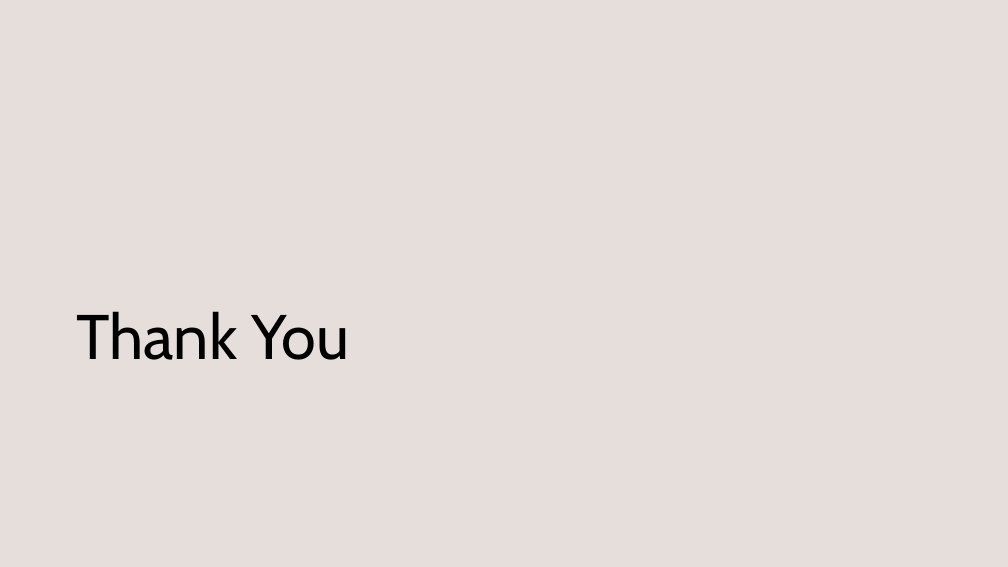
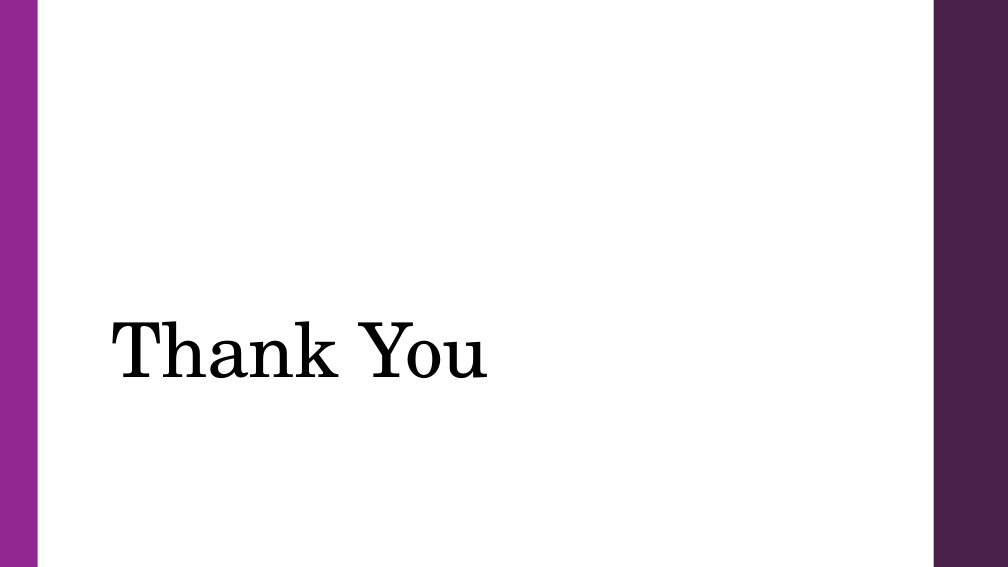
Before and after one commit to droy117/GT_Assignment_PPT_Ex, a slide deck: slide 13 of Debak/Data_Analysis_Report_Report.pptx (slide 14 before the commit). Drawn at 1008x567 pixels with LibreOffice and Linux fonts; fonts in the diff are those of the drawing. Boxes give left, top, right and bottom in pixels: in the first picture for what was removed or moved away, otherwise in the second. Text is boxed around its words. In the diff, an @@ line names an element or a change of style, - is before the commit and + after.

```diff
--- a/Debak/Data_Analysis_Report_Report.pptx
+++ b/Debak/Data_Analysis_Report_Report.pptx
@@ background #E5DEDB to #FFFFFF @@
@@ rectangle added at bbox=[0, 0, 38, 567], fill #92278F @@
@@ rectangle added at bbox=[934, 0, 1008, 567], fill #4A2249 @@
@@ title "Thank You": place and size @@
-title "Thank You" at bbox=[76, 311, 350, 360]
+title "Thank You" at bbox=[112, 321, 488, 378]
@@ title "Thank You" at bbox=[112, 321, 488, 378]: size 60 to 72 pt, font Cabin to TeX Gyre Schola, letter spacing 0 to -0.5 pt; line spacing 0.9 to 0.85 @@
```
Also in this commit, not shown: 12 other slides changed, 1 slide removed, 2 other files.
